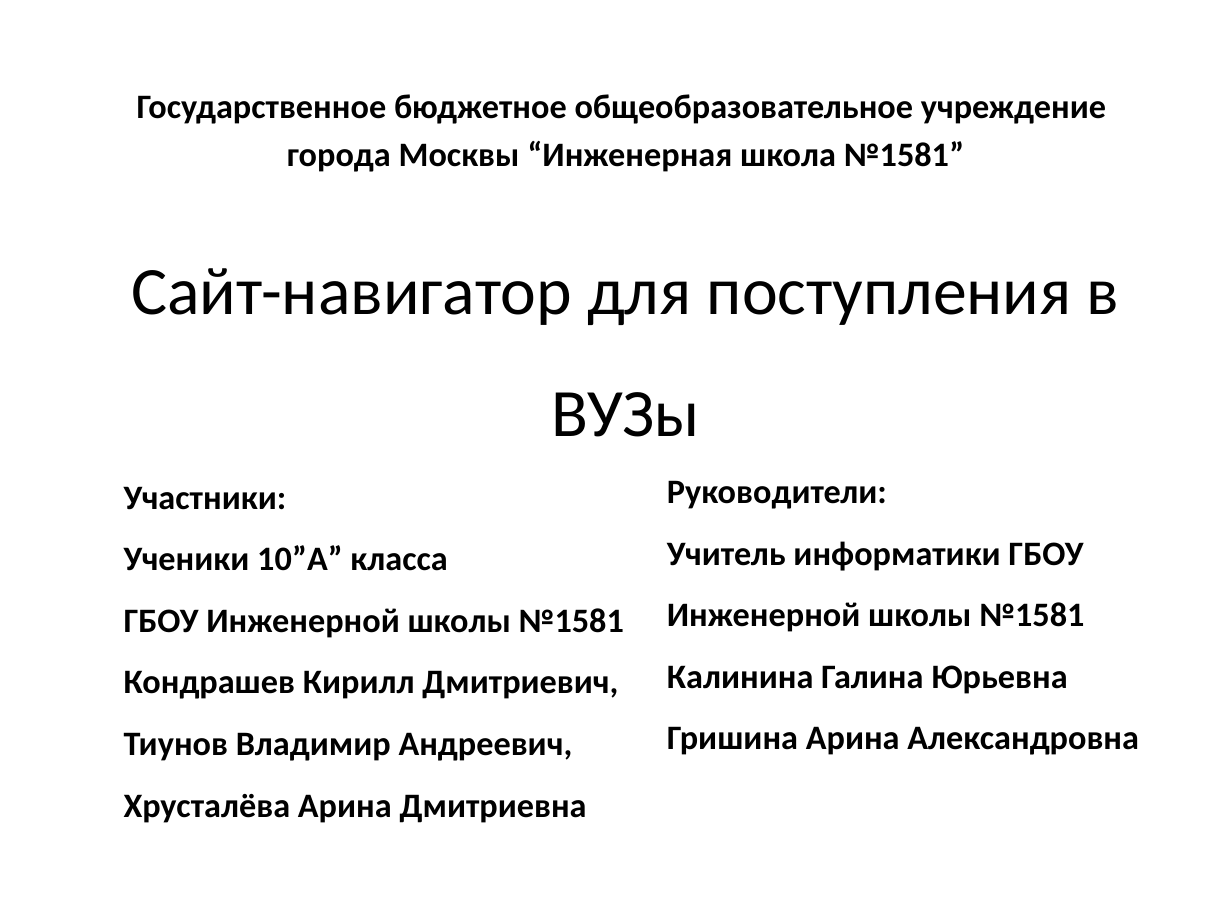
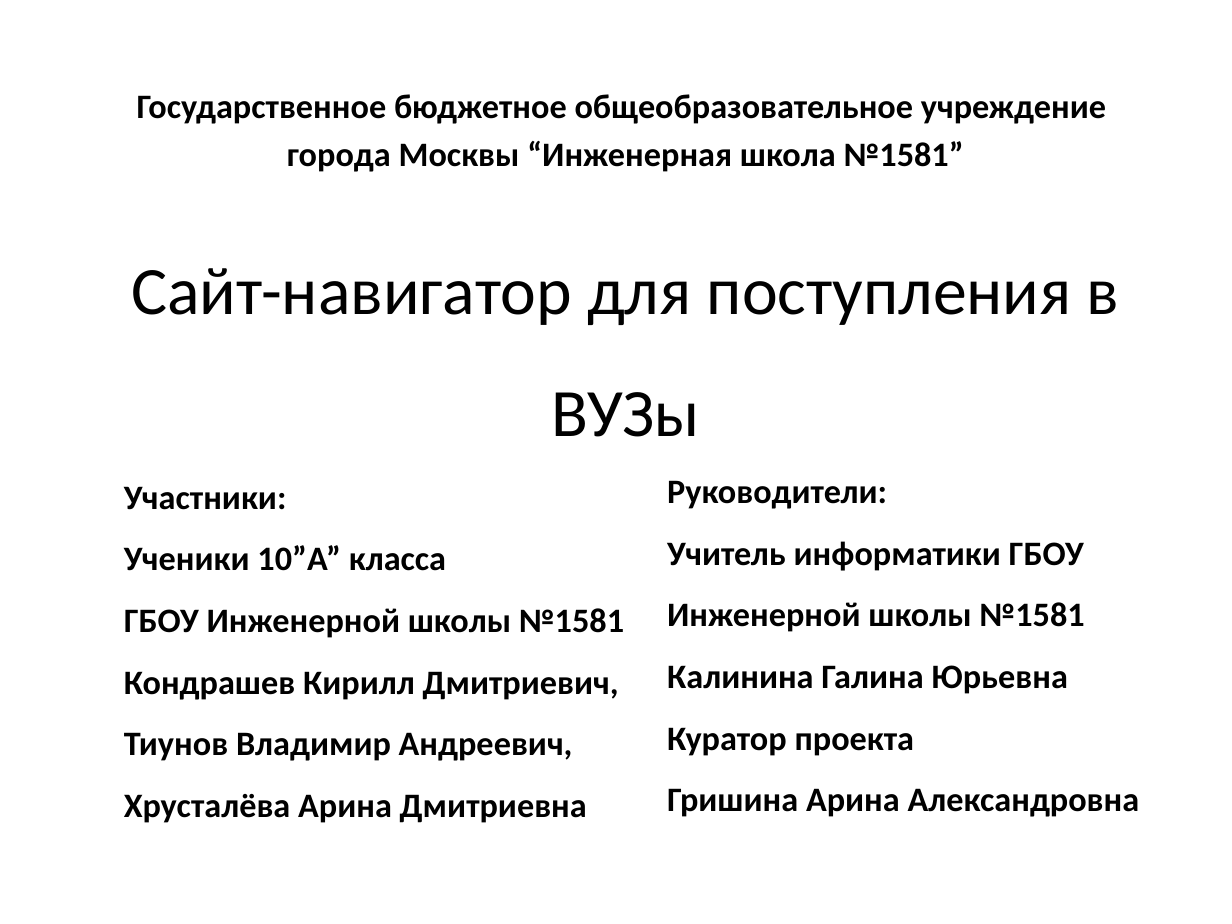
Before and after one commit to tiunov2008/web-navigator, a slide deck: slide 1 of project.pptx. Drawn at 1232x924 pixels with LibreOffice and Linux fonts; fonts in the diff are those of the drawing. Boxes give left, top, right and bottom in pixels: in the first picture for what was removed or moved away, otherwise in the second. Text is boxed around its words. In the diff, an @@ line names an element or a change of style, - is before the commit and + after.

```diff
--- a/project.pptx
+++ b/project.pptx
@@ text at (x1=667, y1=665, x2=1067, y2=756): text changed @@
-Калинина Галина Юрьевна
+Калинина Галина Юрьевна
+Куратор проекта
```
Also in this commit, not shown: 5 other slides changed, 1 slide added, 2 other files.
